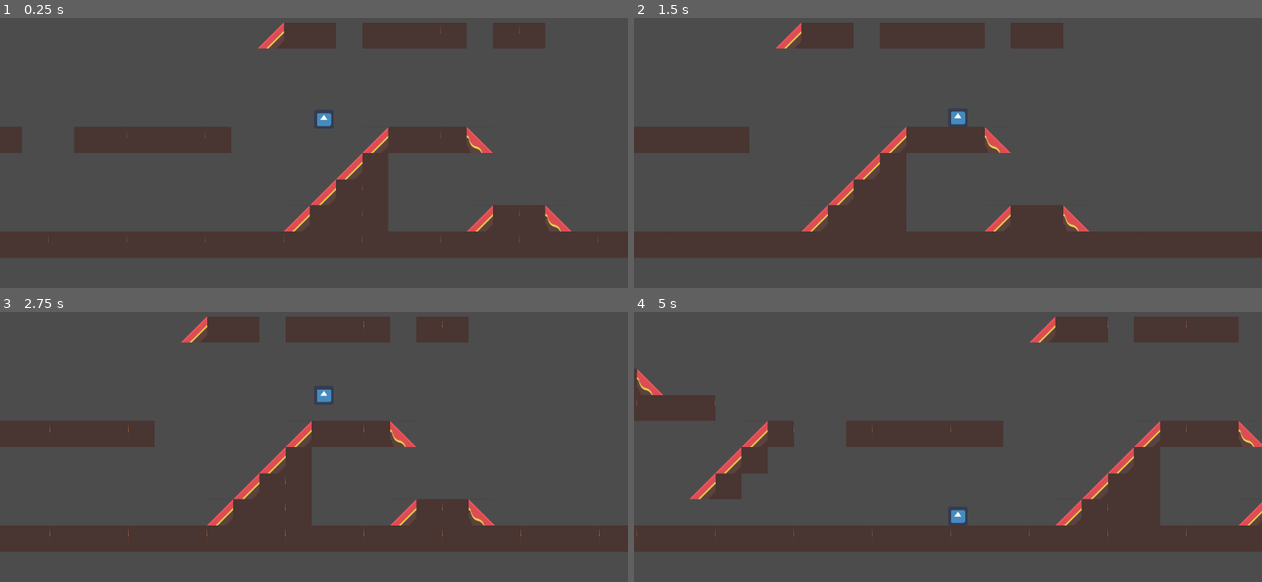
Above: before the commit, frames 1-4 (two rows, left to right).
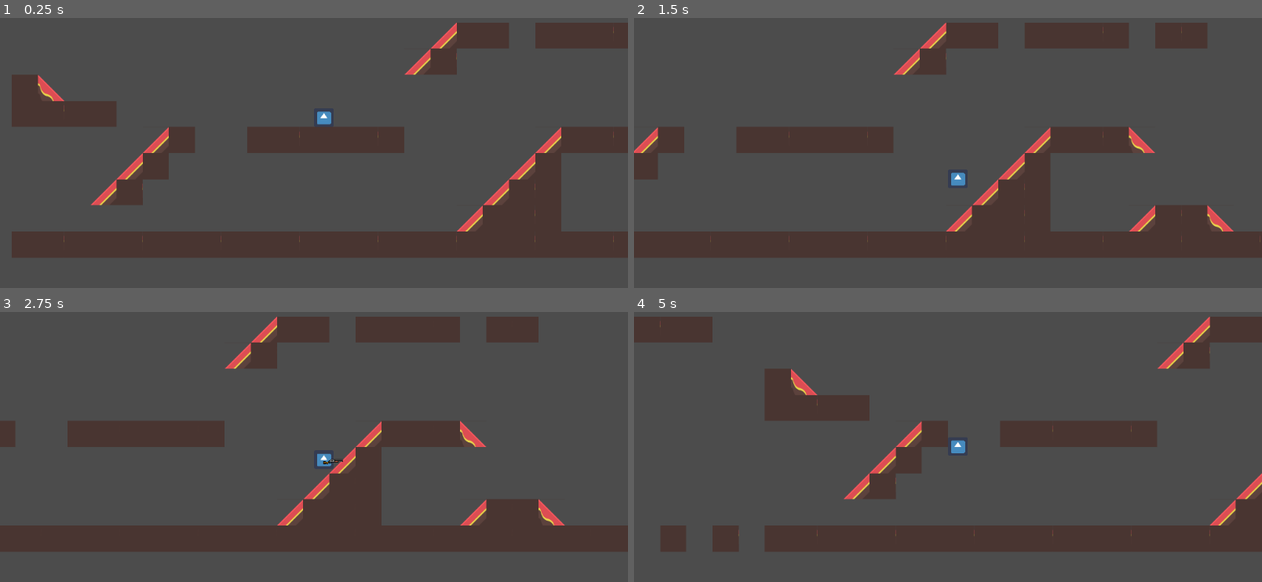
Above: after the commit, the same moments.

Repository: msuhail199/TechnicalDemo
Game: Godot game, scene res://src/Main/Level.tscn
The game is run twice, just before and just after one commit, with the same random seed, the same clock (stepped at 60 frames per second) and the same inputs. The engine's default icon, where the game draws it, is replaced by a stand-in: a white triangle on a blue panel in a dark square.
Inputs (mouse positions are in pixels of both pictures, inside the frame that each line leads up to):
- Up to frame 1 (0.25 s): no input
- Up to frame 2 (1.5 s): move the mouse to (1086, 101) at 0.52 s; hold D (right) 0.53-1.28 s; tap Shift (gun, bound only after the commit) at 0.6, 1.35 s; move the mouse to (822, 139) at 1.27 s; hold A (left) from 1.28 s (still down)
- Up to frame 3 (2.75 s): move the mouse to (376, 333) at 2.02 s; release A (left) at 2.03 s; hold D (right) from 2.03 s (still down); tap Shift (gun, bound only after the commit) at 2.1 s
- Up to frame 4 (5 s): move the mouse to (916, 487) at 2.77 s; release D (right) at 2.78 s; hold W (up) 2.78-3.53 s; tap Shift (gun, bound only after the commit) at 2.85, 3.6, 4.35 s; move the mouse to (1136, 468) at 3.52 s; hold A (left) from 3.53 s (still down); tap R (Restart, bound only after the commit) at 4.15 s; move the mouse to (759, 357) at 4.27 s

The runs differ from the first frame. In frame 1, 20% of the frame differs, in the area x 0-100%, y 1-89%; in frame 2, 18%; in frame 3, 15%; in frame 4, 21%.

Commit message:
Minor Changes to movement, added Gun

Diff:
--- a/project.godot
+++ b/project.godot
@@ -36,6 +36,16 @@
 "events": [ Object(InputEventKey,"resource_local_to_scene":false,"resource_name":"","device":0,"alt":false,"shift":false,"control":false,"meta":false,"command":false,"pressed":false,"scancode":0,"physical_scancode":68,"unicode":0,"echo":false,"script":null)
  ]
 }
+gun={
+"deadzone": 0.5,
+"events": [ Object(InputEventKey,"resource_local_to_scene":false,"resource_name":"","device":0,"alt":false,"shift":false,"control":false,"meta":false,"command":false,"pressed":false,"scancode":0,"physical_scancode":16777237,"unicode":0,"echo":false,"script":null)
+ ]
+}
+Restart={
+"deadzone": 0.5,
+"events": [ Object(InputEventKey,"resource_local_to_scene":false,"resource_name":"","device":0,"alt":false,"shift":false,"control":false,"meta":false,"command":false,"pressed":false,"scancode":0,"physical_scancode":82,"unicode":0,"echo":false,"script":null)
+ ]
+}
 
 [physics]
 
--- /dev/null
+++ b/src/Actors/Objects/Gun.gd
@@ -0,0 +1,33 @@
+extends Sprite
+
+onready var Player = get_owner()
+
+
+func flip_gun():
+	if Input.is_action_pressed("right"):
+		look_at(Vector2(Player.position.x + 100, Player.position.y + 36))
+		set_flip_v(false)
+		position = Vector2(46,36)
+	elif Input.is_action_pressed("left") :
+		position = Vector2(0, 36)
+		look_at(Vector2(Player.position.x - 100, Player.position.y +36))
+		set_flip_v(true)
+
+
+func _process(delta):
+	#flip according to direction
+	flip_gun()
+
+	#var mpos = get_global_mouse_position()
+	#if mpos.x < Player.position.x :
+	#	print("Neg")
+	#	set_flip_v(true)
+	#else :
+	#	print("pos")
+	#	set_flip_v(false)
+	#look_at(mpos)
+	#print(mpos)
+
+func _ready():
+	visible = false
+	set_process(true)
--- a/src/Actors/Player/Player.gd
+++ b/src/Actors/Player/Player.gd
@@ -3,14 +3,18 @@
 
 # Const Values
 const speed = 400
-const jumpSpeed = 700
+const jumpSpeed = 600
 const slowdown = 30
 const GRAVITY = 30
-const airboost = -12
+const airboost = -10
+
+# Start pos
+onready var startpos = position
 
 var velocity = Vector2()
 onready var raycastleft =  get_node("RayCastLeft")
 onready var raycastright = get_node ("RayCastRight")
+onready var gun = get_node("Gun")
 
 enum DIRECTION {
 	LEFT = -1
@@ -33,10 +37,10 @@
 	# Apply Gravity in the air.
 	velocity.y += GRAVITY
 
-	if Input.is_action_pressed("up"):
+	if Input.is_action_pressed("up") && velocity.y < -10:
 		velocity.y += airboost
 
-	# Apply horizontal movement in air
+	# Apply horizontal movement in air (Gradually)
 	if Input.is_action_pressed("right"):
 		velocity.x = speed if initial == DIRECTION.RIGHT else grad_increase()
 	elif Input.is_action_pressed("left"):
@@ -66,7 +70,14 @@
 			initial = DIRECTION.LEFT
 
 func get_input():
-	# do is _on_floor and then call in_air or on_ground
+	# show or hide gun
+	if Input.is_action_just_pressed("gun"):
+		gun.visible = !gun.visible
+
+	if Input.is_action_just_pressed("Restart"): # Restart game
+		position = startpos
+
+	# do is _on_floor and then call in_air or on_ground#
 	if raycastleft.is_colliding() or raycastright.is_colliding():
 		print("FLOOR!")
 		on_ground()
@@ -75,7 +86,5 @@
 		in_air()
 
 func _physics_process(delta):
-	print(DIRECTION.keys()[initial + 1])
-	print(velocity.x)
 	get_input()
 	velocity = move_and_slide_with_snap(velocity, Vector2.UP)
--- a/src/Actors/Player/Player.tscn
+++ b/src/Actors/Player/Player.tscn
@@ -1,13 +1,15 @@
-[gd_scene load_steps=4 format=2]
+[gd_scene load_steps=6 format=2]
 
 [ext_resource path="res://src/Actors/Player/Player.gd" type="Script" id=1]
 [ext_resource path="res://icon.png" type="Texture" id=2]
+[ext_resource path="res://assets/imported/Other/Gun.png" type="Texture" id=3]
+[ext_resource path="res://src/Actors/Objects/Gun.gd" type="Script" id=4]
 
 [sub_resource type="RectangleShape2D" id=1]
 extents = Vector2( 24, 23 )
 
-[node name="KinematicBody2D" type="KinematicBody2D"]
-position = Vector2( 0, -1 )
+[node name="Player" type="KinematicBody2D"]
+position = Vector2( -23, -24 )
 script = ExtResource( 1 )
 
 [node name="Shape" type="CollisionShape2D" parent="."]
@@ -30,3 +32,9 @@
 enabled = true
 cast_to = Vector2( 0, 10 )
 collide_with_areas = true
+
+[node name="Gun" type="Sprite" parent="."]
+position = Vector2( 46, 36 )
+scale = Vector2( 0.05, 0.05 )
+texture = ExtResource( 3 )
+script = ExtResource( 4 )
--- a/src/Main/Level.tscn
+++ b/src/Main/Level.tscn
@@ -121,10 +121,10 @@
 [node name="TileMap" type="TileMap" parent="."]
 tile_set = SubResource( 3 )
 format = 1
-tile_data = PoolIntArray( 131045, 0, 0, 131048, 0, 0, 131051 …(141 unchanged characters)…  65549, 0, 0, 65551, 0, 0, 65552, 0, 0, 262134, 0, 0, 262135, 3, 0, 327670, 0, 0 …(1234 unchanged characters)…
+tile_data = PoolIntArray( 131045, 0, 0, 131048, 0, 0, 131051 …(141 unchanged characters)…  65549, 0, 0, 65551, 0, 0, 65552, 0, 0, 131077, 1, 0, 131078, 0, 0, 262134, 0, 0, 262135, 3, 0, 327670, 0, 0 …(1234 unchanged characters)…
 
 [node name="Player" parent="." instance=ExtResource( 1 )]
-position = Vector2( 522, 217 )
+position = Vector2( 99, 217 )
 
 [node name="Camera2D" type="Camera2D" parent="."]
 position = Vector2( 513, 303 )
Binary file added: assets/imported/Other/Gun.png
Not shown, added: assets/imported/Other/Gun.png.import
Not shown, added: export_presets.cfg
